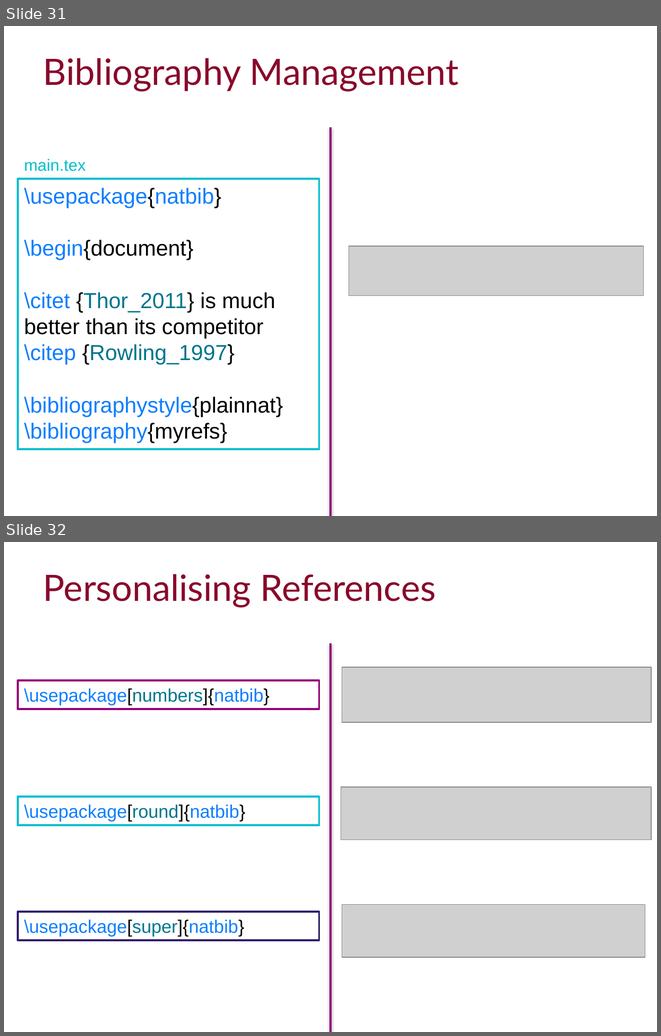
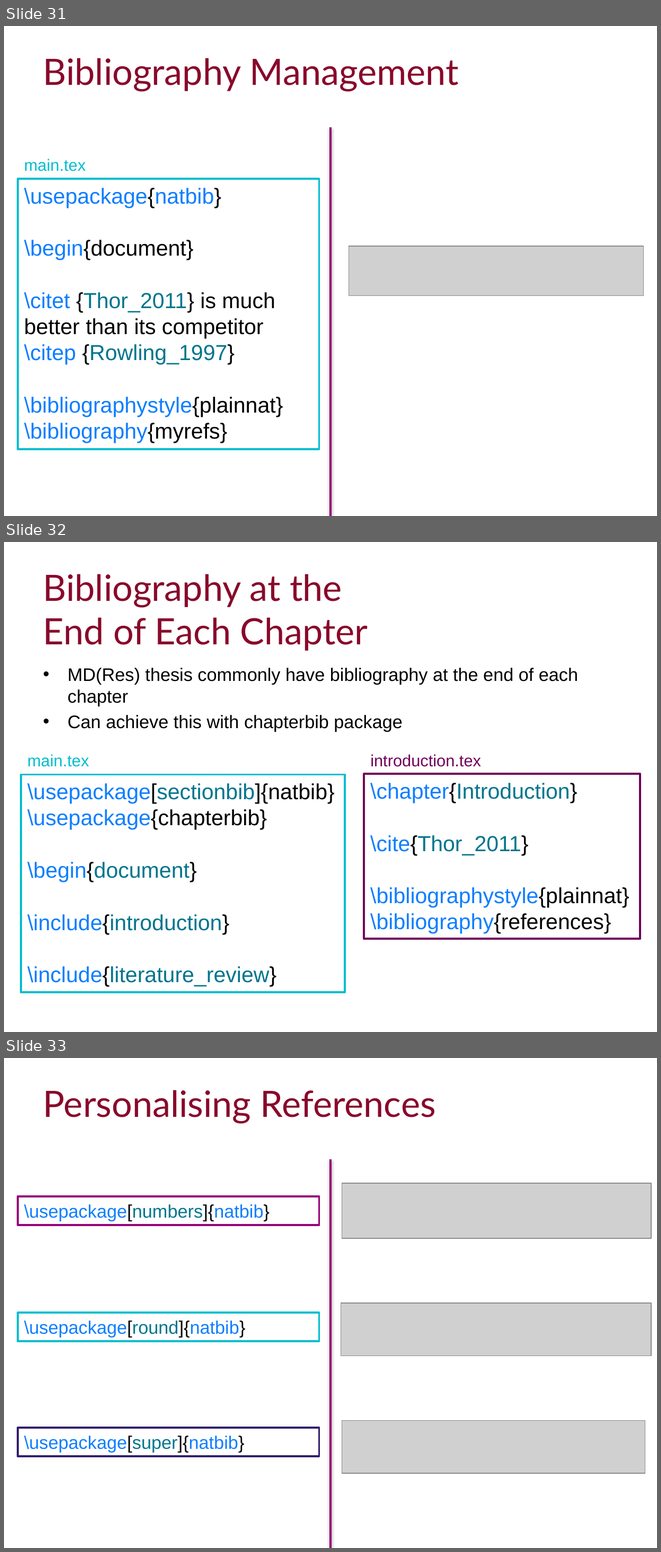
Before and after one commit to ImperialCollegeLondon/RCDS-writing-theses-in-latex, a slide deck: Writing Theses in Latex Slides.pptx. Shown one above the other, each under a label of ours: slides 31 and 32 before the commit, slides 31, 32 and 33 after it. The pictures are 661x1036 and 661x1552 pixels, drawn with LibreOffice and Linux fonts; fonts in the diff are those of the drawing; grey boxes stand for pictures; background and template pictures are left out. Boxes give left, top, right and bottom in pixels: in the first picture for what was removed or moved away, otherwise in the second. Text is boxed around its words. In the diff, an @@ line names an element or a change of style, - is before the commit and + after.

```diff
--- a/Writing Theses in Latex Slides.pptx
+++ b/Writing Theses in Latex Slides.pptx
@@ slide 32 added at (4,542,657,1032), background #FFFFFF @@
@@ title added at (43,574,368,651), 40 pt, text #89092B @@
+Bibliography at the
+End of Each Chapter
@@ text added at (68,668,578,731), 20 pt, text #000000 @@
+• MD(Res) thesis commonly have bibliography at the end of each chapter
+• Can achieve this with chapterbib package
@@ text added at (27,754,89,767), 18 pt, text #00BECE @@
+main.tex
@@ text added at (370,754,481,767), 18 pt, text #70005A @@
+introduction.tex
@@ rectangle added at (21,775,345,992), outline #00BECE 2.25 pt, 24 pt, text #00758D @@
+\usepackage[sectionbib]{natbib}
+\usepackage{chapterbib}
+\begin{document}
+\include{introduction}
+\include{literature_review}
@@ rectangle added at (364,774,640,938), outline #70005A 2.25 pt, 24 pt, text #0E7EFF @@
+\chapter{Introduction}
+\cite{Thor_2011}
+\bibliographystyle{plainnat}
+\bibliography{references}
@@ what was slide 32 is now slide 33 @@
```
Also in this commit, not shown: 10 slides changed, 1 other slide added, 1 slide removed.
